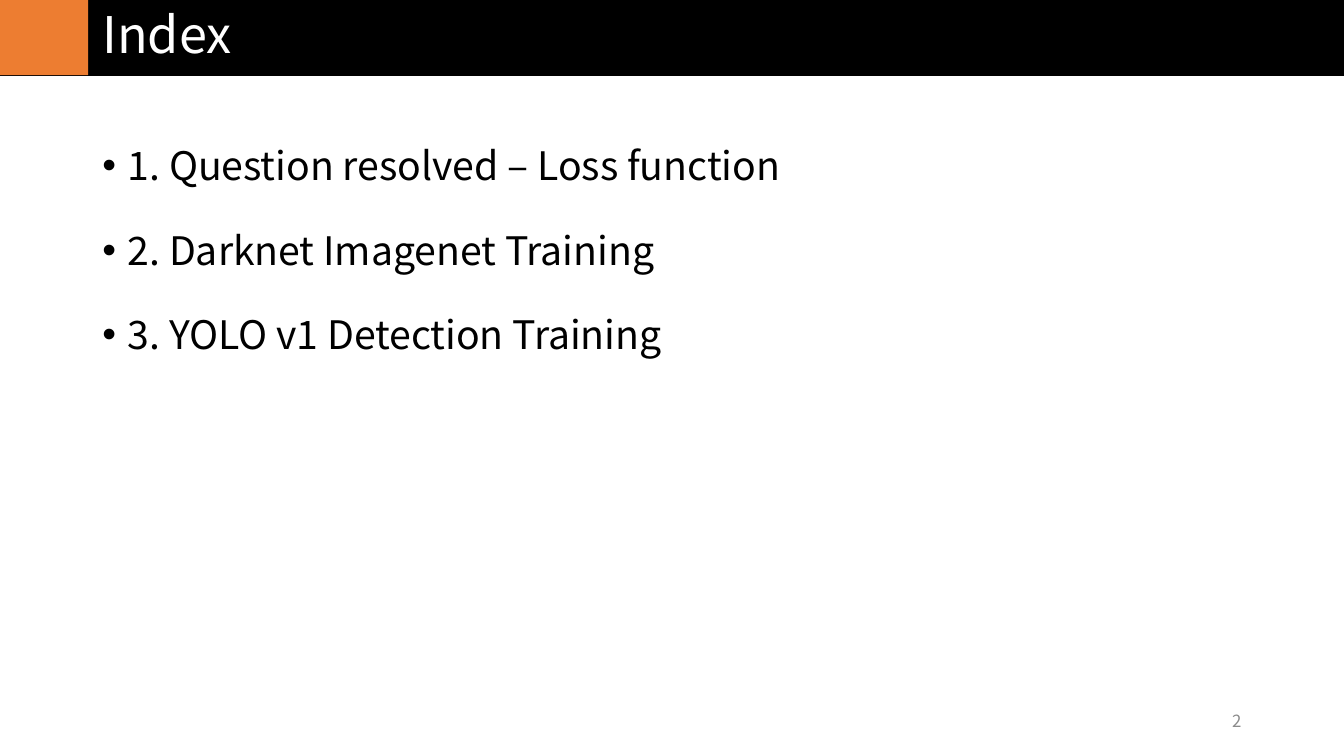
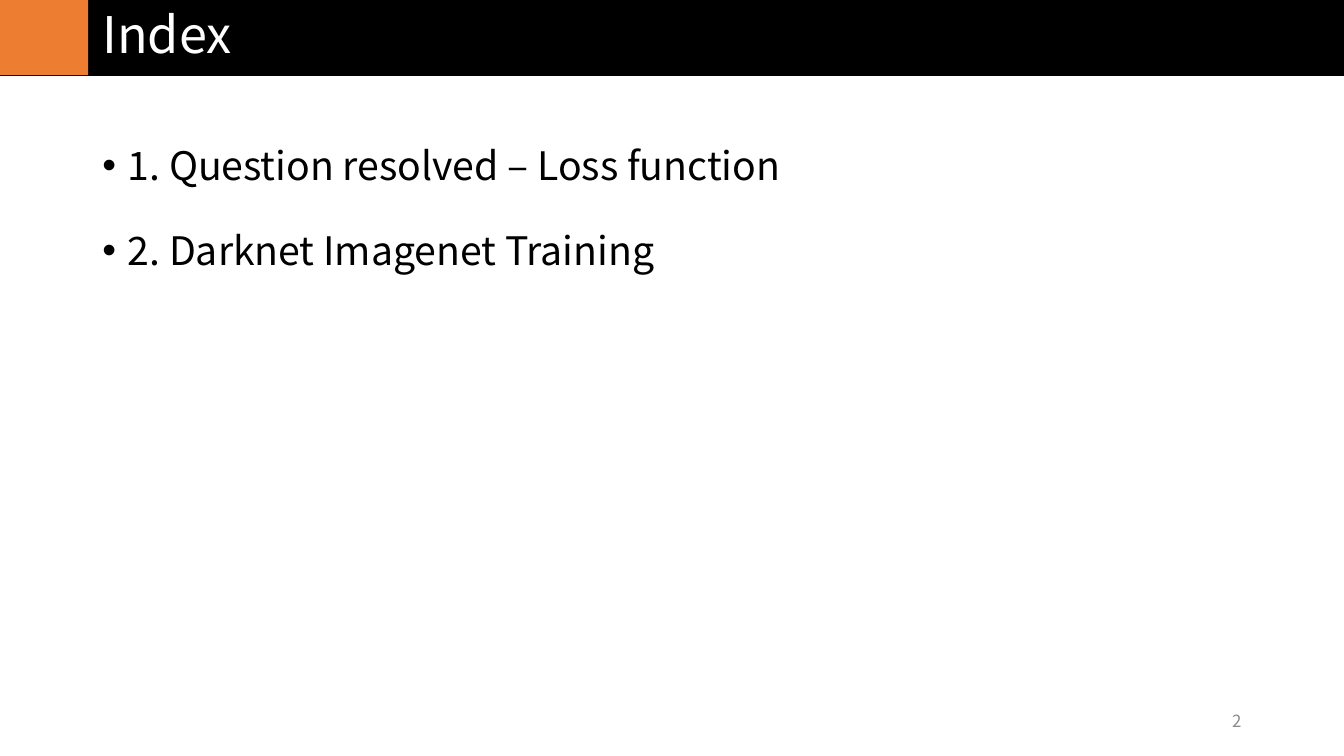
Before and after one commit to in3der/ivpl_Study_Model, a slide deck: slide 2 of YOLOv1/report/YOLOv1_3.pptx. Drawn at 1344x756 pixels with LibreOffice and Linux fonts; fonts in the diff are those of the drawing. Boxes give left, top, right and bottom in pixels: in the first picture for what was removed or moved away, otherwise in the second. Text is boxed around its words. In the diff, an @@ line names an element or a change of style, - is before the commit and + after.

```diff
--- a/YOLOv1/report/YOLOv1_3.pptx
+++ b/YOLOv1/report/YOLOv1_3.pptx
@@ text at bbox=[128, 318, 662, 359]: paragraph removed @@
-• 3. YOLO v1 Detection Training
```
Also in this commit, not shown: 9 slides removed.
